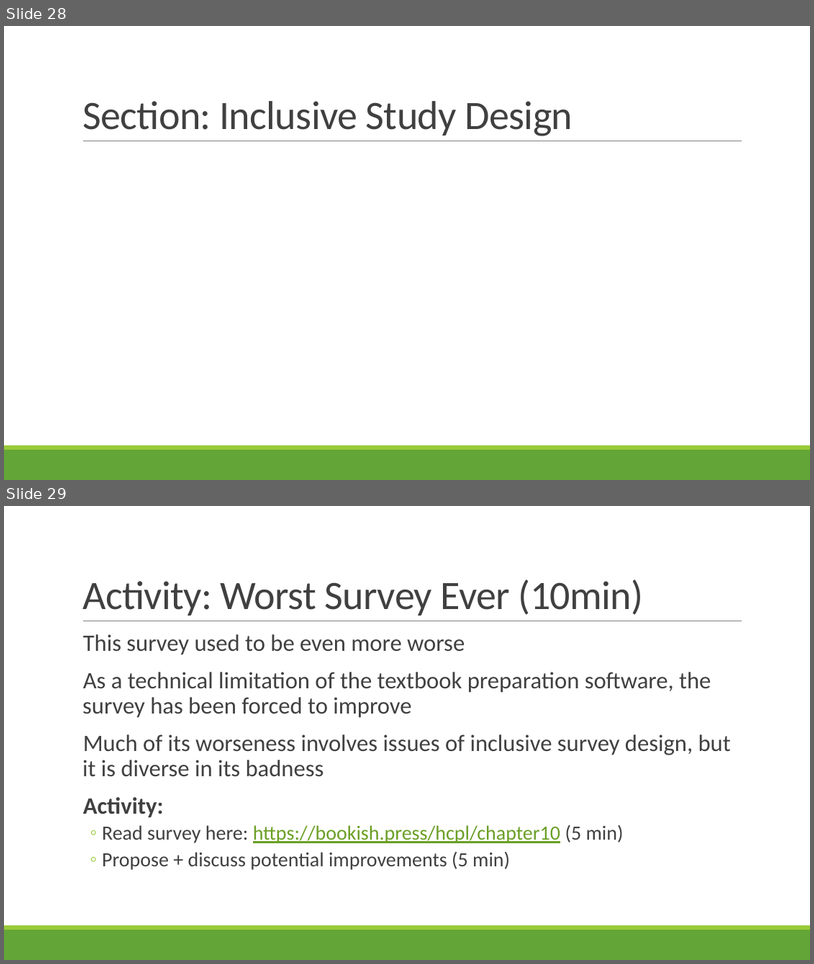
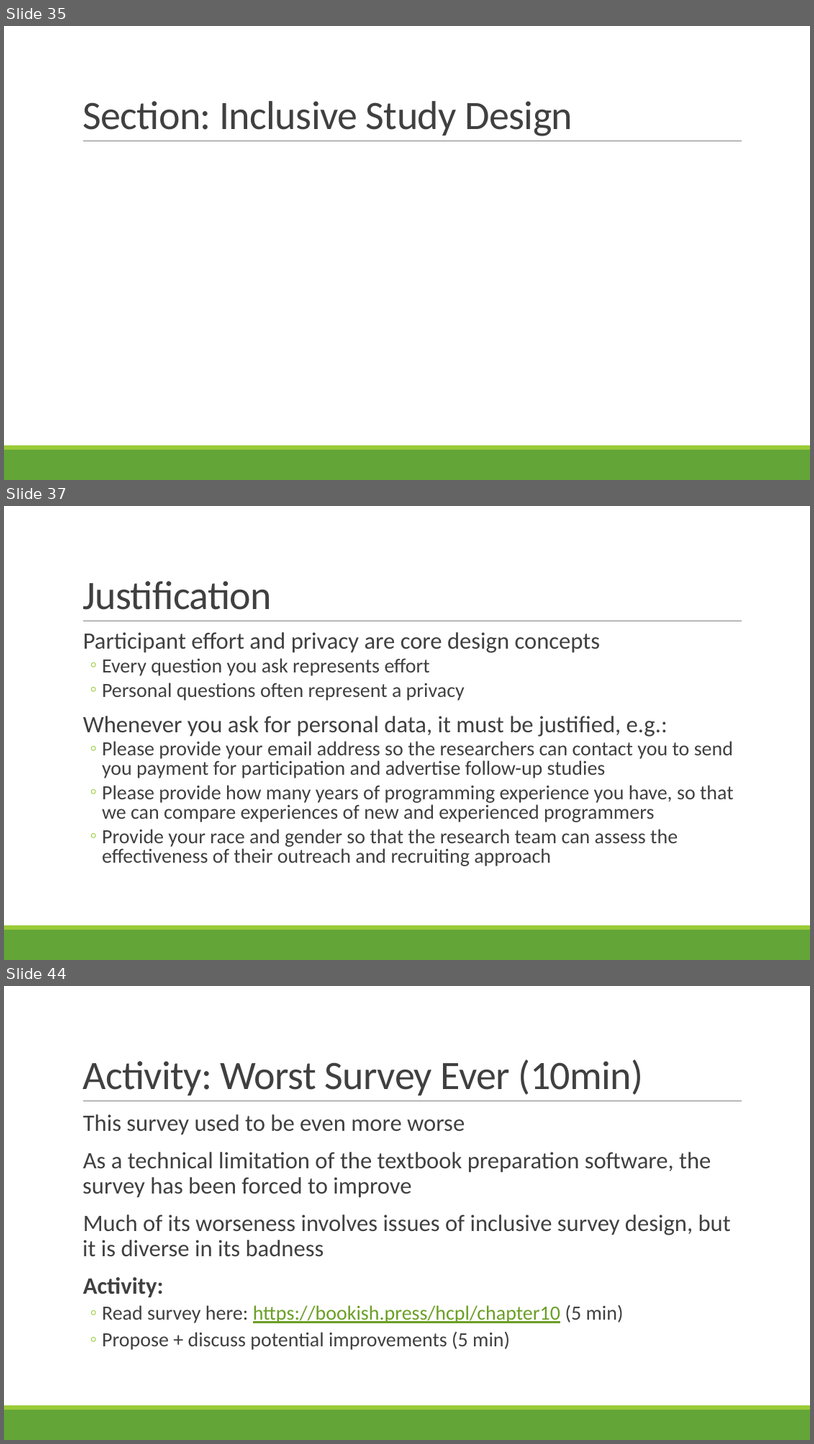
Before and after one commit to rbohrer/pl-course, a slide deck: LectureSlides/09Design2.pptx. Shown one above the other, each under a label of ours: slides 28 and 29 before the commit, slides 35, 37 and 44 after it; the slides between them are not shown. The pictures are 814x964 and 814x1444 pixels, drawn with LibreOffice and Linux fonts; fonts in the diff are those of the drawing. Boxes give left, top, right and bottom in pixels: in the first picture for what was removed or moved away, otherwise in the second. Text is boxed around its words. In the diff, an @@ line names an element or a change of style, - is before the commit and + after.

```diff
--- a/LectureSlides/09Design2.pptx
+++ b/LectureSlides/09Design2.pptx
@@ slide 37 added at box(4, 506, 810, 960), background #FFFFFF; not listed: 3 template elements that a slide beside it also shows @@
@@ title added at box(82, 581, 272, 610), 48 pt, text #404040 @@
+Justification
@@ text added at box(83, 632, 734, 866), 24 pt, text #404040 @@
+  Participant effort and privacy are core design concepts
+  ◦ Every question you ask represents effort
+  ◦ Personal questions often represent a privacy
+  Whenever you ask for personal data, it must be justified, e.g.:
+  ◦ Please provide your email address so the researchers can contact you to send you payment for participation and advertise follow-up studies
+  ◦ Please provide how many years of programming experience you have, so that we can compare experiences of new and experienced programmers
+  ◦ Provide your race and gender so that the research team can assess the effectiveness of their outreach and recruiting approach
@@ what was slide 28 is now slide 35 @@
@@ what was slide 29 is now slide 44 @@
```
Also in this commit, not shown: 2 slides changed, 15 other slides added, 1 slide removed.
